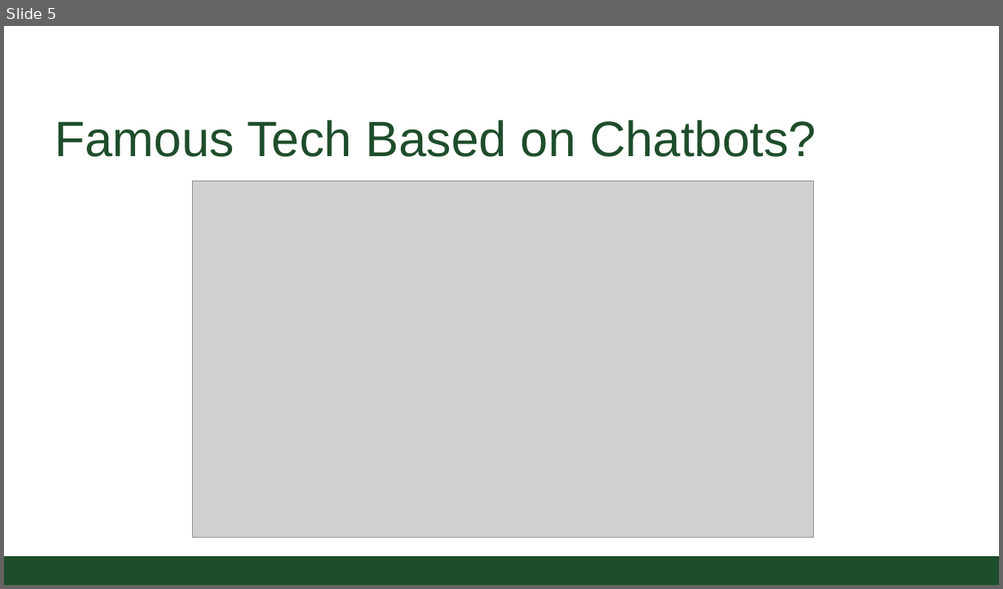
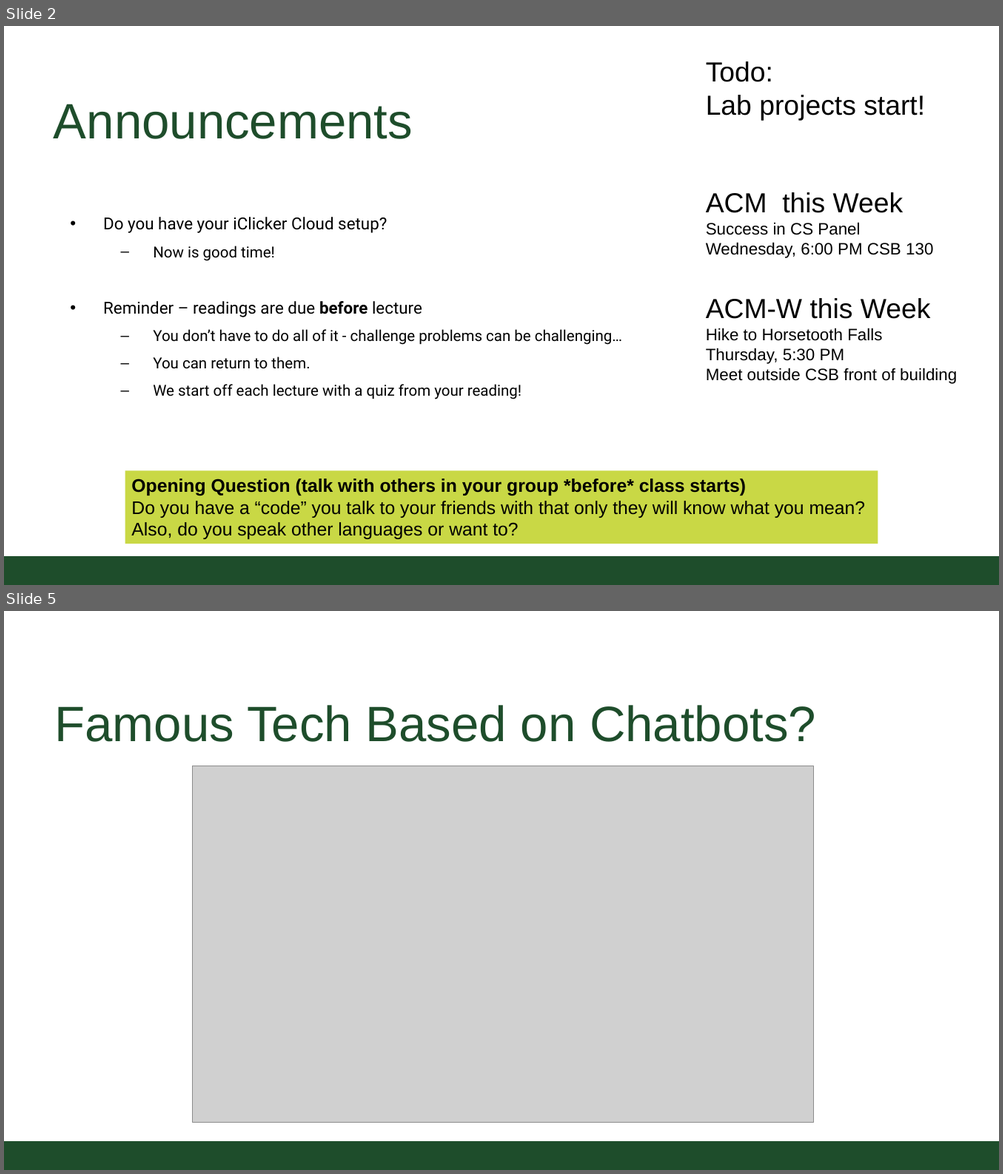
Before and after one commit to CSU-CS150B/handouts, a slide deck: Slides/On-Campus/02_01_turing_expressions_and_functions.pptx. Shown one above the other, each under a label of ours: slide 5 before the commit, slides 2 and 5 after it; the slides between them are not shown. The pictures are 1003x589 and 1003x1174 pixels, drawn with LibreOffice and Linux fonts; fonts in the diff are those of the drawing; grey boxes stand for pictures; background and template pictures are left out. Boxes give left, top, right and bottom in pixels: in the first picture for what was removed or moved away, otherwise in the second. Text is boxed around its words. In the diff, an @@ line names an element or a change of style, - is before the commit and + after.

Commit message:
update with announcements

```diff
--- a/Slides/On-Campus/02_01_turing_expressions_and_functions.pptx
+++ b/Slides/On-Campus/02_01_turing_expressions_and_functions.pptx
@@ slide 2 added at [4, 26, 999, 585], background #FFFFFF; not listed: 1 template element that a slide beside it also shows @@
@@ text added at [706, 62, 925, 120], 30.2 pt, text #000000 @@
+Todo:
+Lab projects start!
@@ title added at [54, 104, 412, 139], 54.4 pt, text #1E4D2B @@
+Announcements
@@ text added at [706, 192, 956, 384], 18.1 pt, text #000000 @@
+ACM this Week
+Success in CS Panel
+Wednesday, 6:00 PM CSB 130
+ACM-W this Week
+Hike to Horsetooth Falls
+Thursday, 5:30 PM
+Meet outside CSB front of building
@@ text added at [103, 217, 622, 400], 16.6 pt, text #000000 @@
+• Do you have your iClicker Cloud setup?
+  – Now is good time!
+• Reminder – readings are due before lecture
+  – You don’t have to do all of it - challenge problems can be challenging…
+  – You can return to them.
+  – We start off each lecture with a quiz from your reading!
@@ rectangle added at [125, 471, 877, 544], fill #C9D845, 20 pt, text #000000 @@
+Opening Question (talk with others in your group *before* class starts)
+Do you have a “code” you talk to your friends with that only they will know what you mean?
+Also, do you speak other languages or want to?
```
Also in this commit, not shown: 5 slides changed, 1 other slide added, 1 slide removed.
